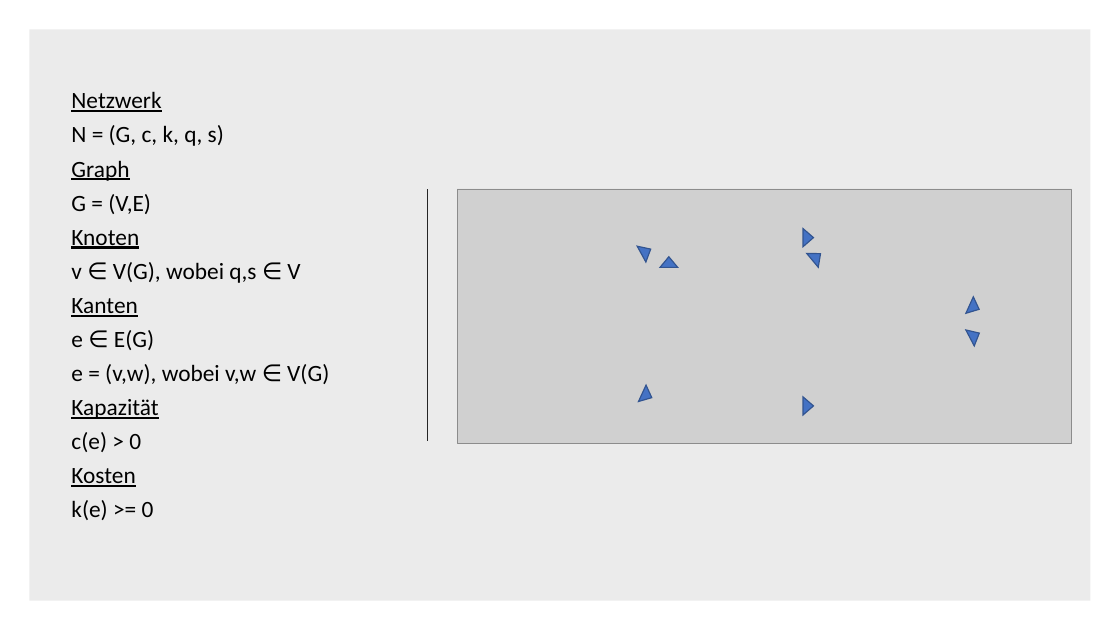
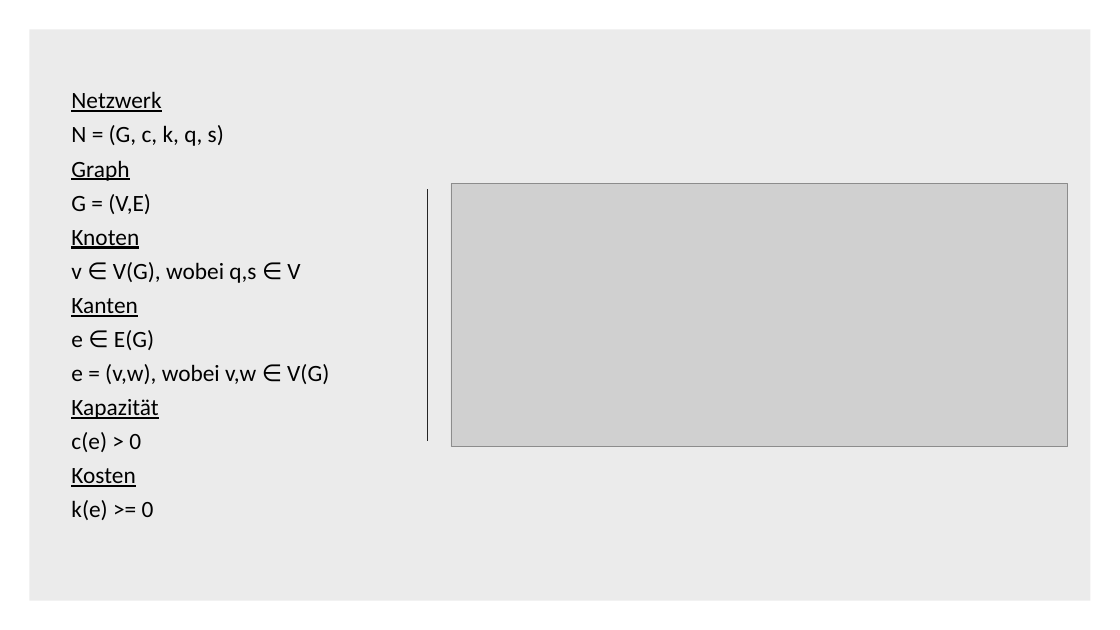
Before and after one commit to DerAlexx/Angewandte-Mathematik, a slide deck: slide 8 of Praktikum_6/Abgabe 6.pptx. Drawn at 1120x630 pixels with LibreOffice and Linux fonts; fonts in the diff are those of the drawing; grey boxes stand for pictures. Boxes give left, top, right and bottom in pixels: in the first picture for what was removed or moved away, otherwise in the second. Text is boxed around its words. In the diff, an @@ line names an element or a change of style, - is before the commit and + after.

```diff
--- a/Praktikum_6/Abgabe 6.pptx
+++ b/Praktikum_6/Abgabe 6.pptx
@@ picture: place and size @@
-picture at [457,189,1072,444]
+picture at [451,183,1067,446]
@@ group removed at [637,229,984,415]: 8 triangles @@
```
Also in this commit, not shown: 3 other slides changed, 2 slides added, 2 slides removed.
